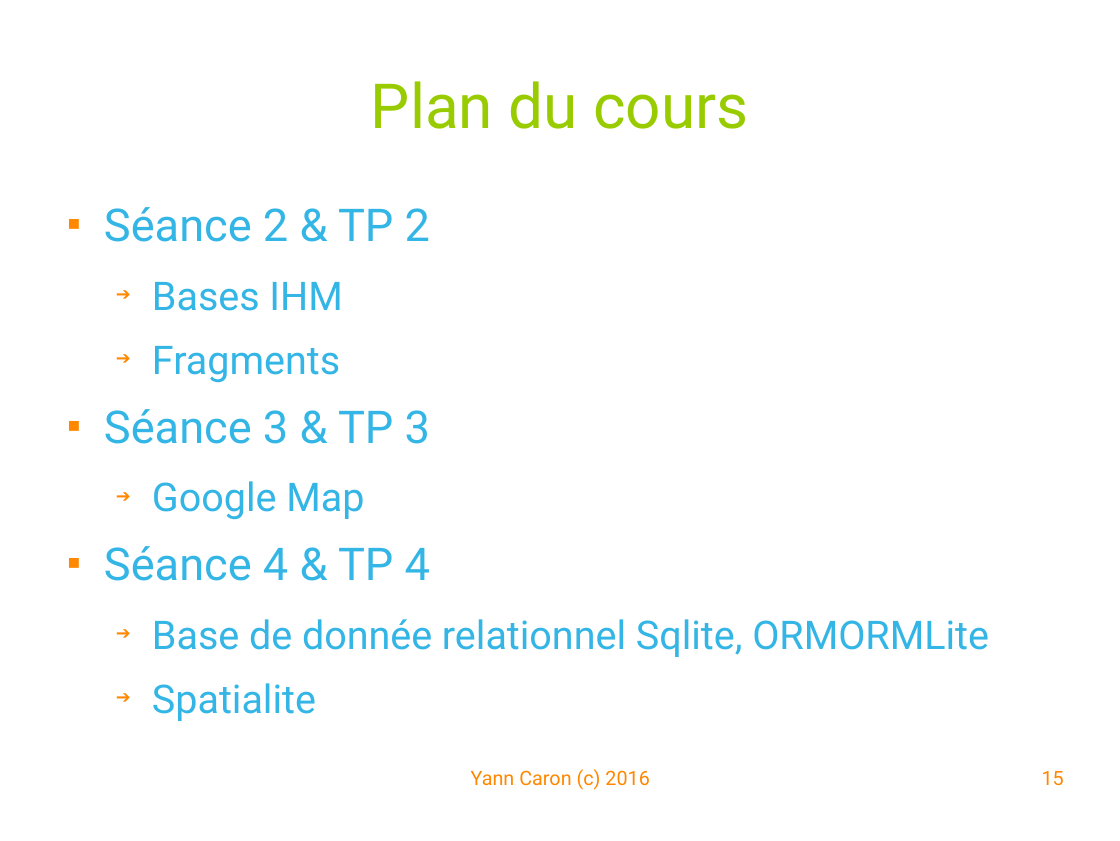
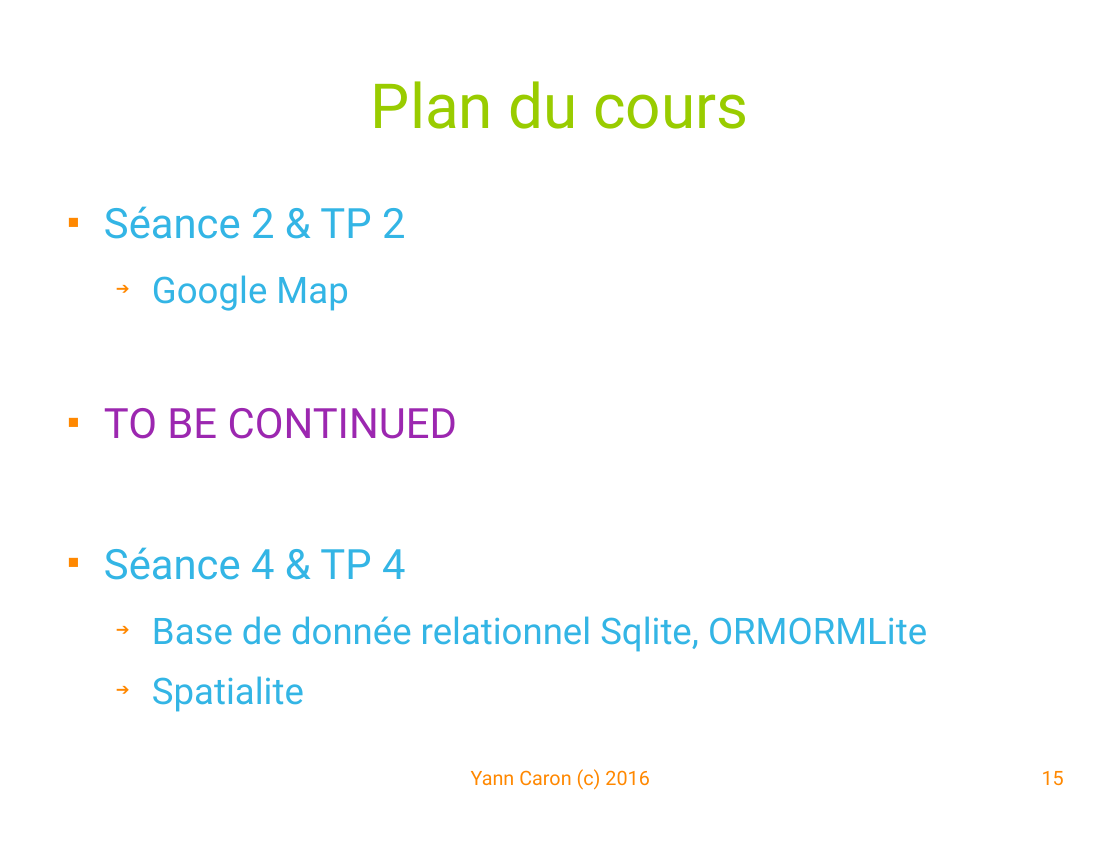
Before and after one commit to YannCaron/Android-ENSG, a slide deck: slide 15 of 00 - Presentation.odp. Drawn at 1120x841 pixels with LibreOffice and Linux fonts; fonts in the diff are those of the drawing; background and template pictures are left out. Boxes give left, top, right and bottom in pixels: in the first picture for what was removed or moved away, otherwise in the second. Text is boxed around its words. In the diff, an @@ line names an element or a change of style, - is before the commit and + after.

Commit message:
tp googlemap

```diff
--- a/00 - Presentation.odp
+++ b/00 - Presentation.odp
@@ text at box(104, 206, 927, 652): size 32 to 29.6 pt in "Séance 2 & TP 2", "Séance 4 & TP 4"; size 28 to 25.9 pt in "Google Map", "Base de donnée relationnel Sqlite, ORMORMLite", "Spatialite" @@
@@ text at box(104, 282, 430, 444): paragraphs removed @@
-  ➔ Bases IHM
-  ➔ Fragments
-■ Séance 3 & TP 3
@@ text at box(104, 408, 457, 439): paragraph added @@
+■ TO BE CONTINUED
```
Also in this commit, not shown: 1 other slide changed, 16 other files.
